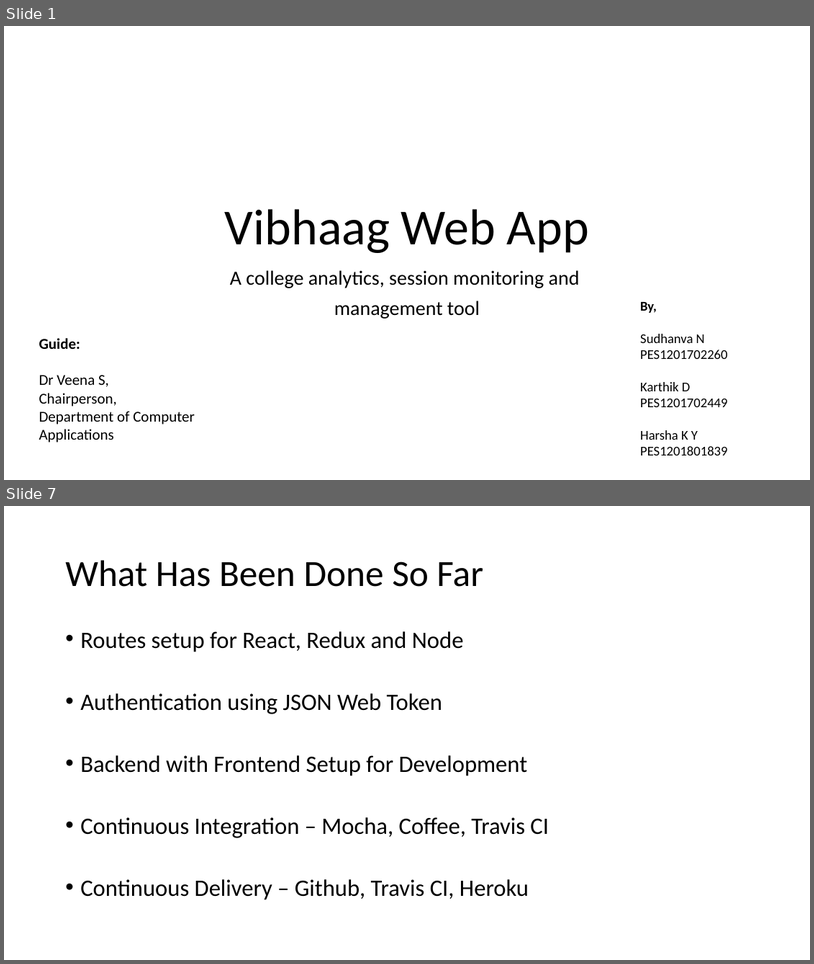
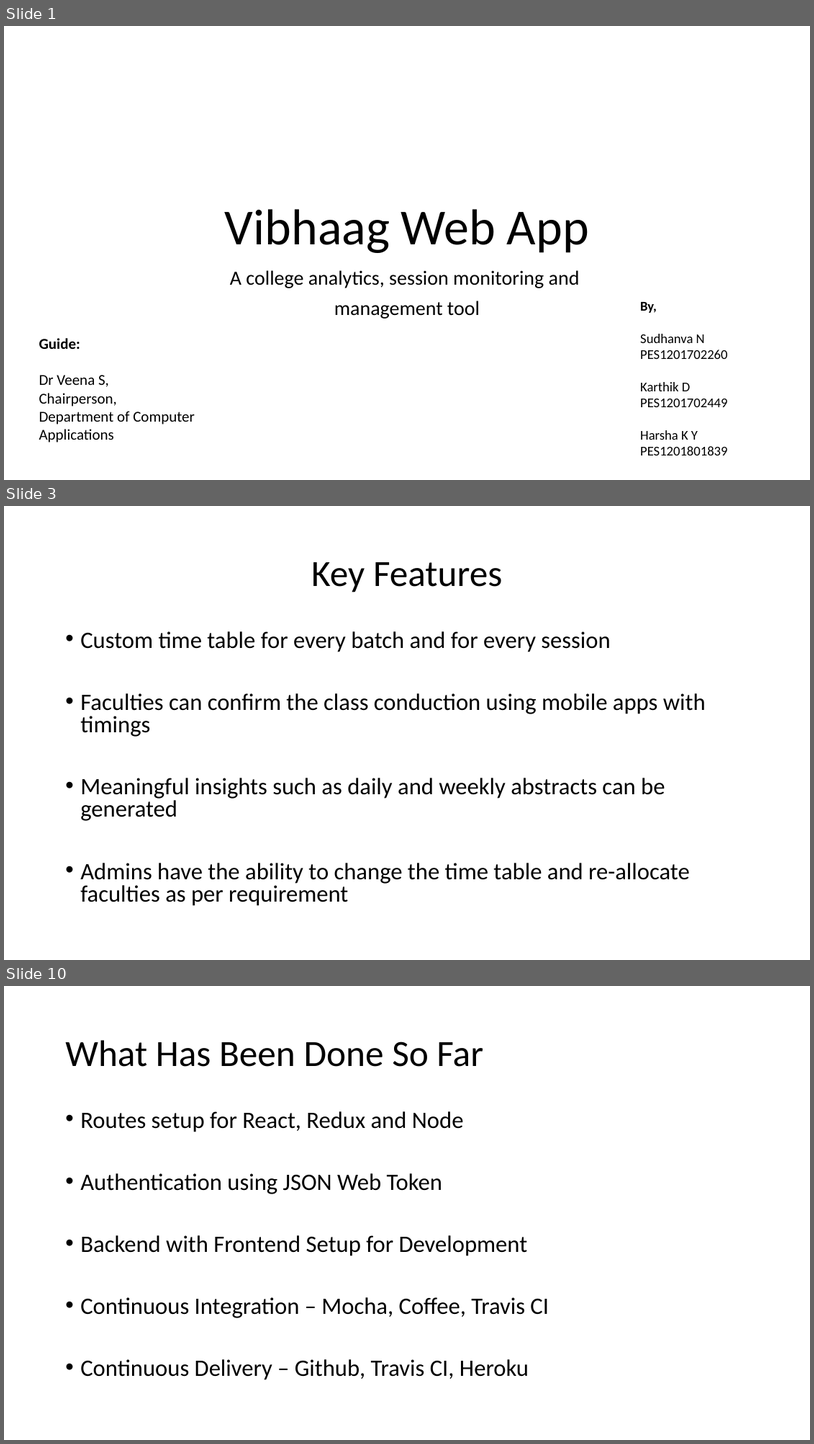
Before and after one commit to pesumca/vibhaag, a slide deck: docs/second_presentation/Vibhaag - Second Presentation.pptx. Shown one above the other, each under a label of ours: slides 1 and 7 before the commit, slides 1, 3 and 10 after it; the slides between them are not shown. The pictures are 814x964 and 814x1444 pixels, drawn with LibreOffice and Linux fonts; fonts in the diff are those of the drawing. Boxes give left, top, right and bottom in pixels: in the first picture for what was removed or moved away, otherwise in the second. Text is boxed around its words. In the diff, an @@ line names an element or a change of style, - is before the commit and + after.

```diff
--- a/docs/second_presentation/Vibhaag - Second Presentation.pptx
+++ b/docs/second_presentation/Vibhaag - Second Presentation.pptx
@@ slide 3 added at (4, 506, 810, 960), background #FFFFFF @@
@@ title added at (311, 562, 502, 592), 44 pt, text #000000 @@
+Key Features
@@ text added at (80, 631, 706, 906), 28 pt, text #000000 @@
+• Custom time table for every batch and for every session
+• Faculties can confirm the class conduction using mobile apps with timings
+• Meaningful insights such as daily and weekly abstracts can be generated
+• Admins have the ability to change the time table and re-allocate faculties as per requirement
@@ what was slide 7 is now slide 10 @@
```
Also in this commit, not shown: 4 slides changed, 3 other slides added, 1 slide removed, 2 other files.
